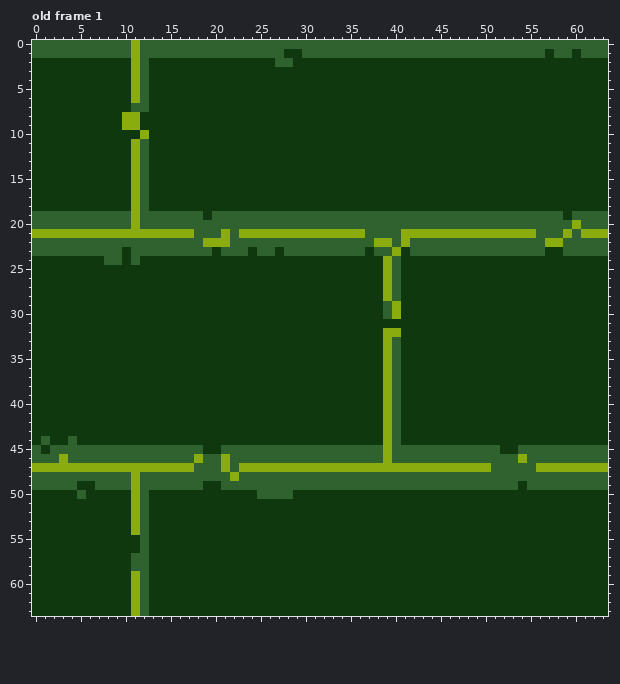
File history of a pixel-art file, Sprites/enviro_console_tilemap.aseprite. This is how it looked before the edit.
64x64 pixels, 1 frame. Shown: old frame 1. The commit also changed other frames, which this record leaves out.
Now the later version:
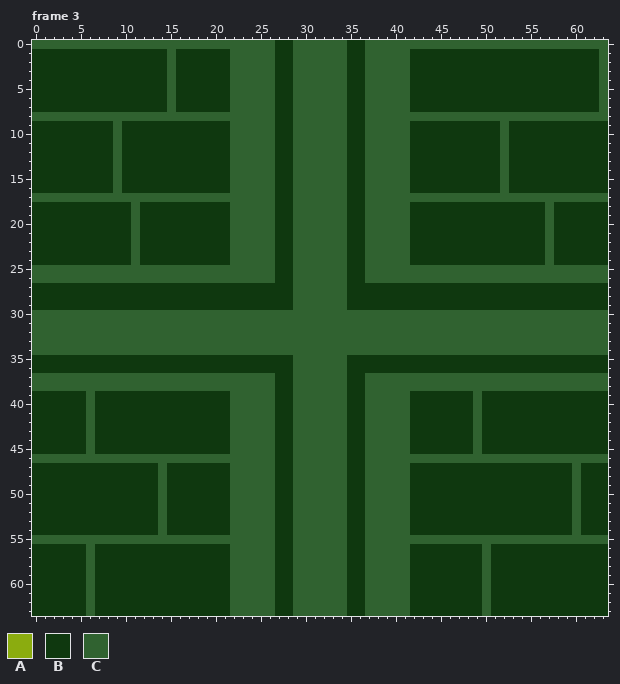
Palette (. is transparent): A #8bac0f  B #0f380f  C #306230
A new or re-ordered frame is compared with the old frame closest to it.
Diff:
frames 1 -> 3
Changed rows in their new state; - is an unchanged pixel.
Frame 3 is new; against old frame 1:
first column x 0:
 0 -----------C---------------BB------BB---------------------------
 1 BBBBBBBBBBBBBBB-BBBBBB-----B-C-----BB-----BBBBBBBBBBBBBBB-BB-BB-
 2 -----------BB--C------CCCCCBBCCCCCC--CCCCC---------------------C
 3 -----------BB--C------CCCCC--CCCCCC--CCCCC---------------------C
 4 -----------BB--C------CCCCC--CCCCCC--CCCCC---------------------C
 5 -----------BB--C------CCCCC--CCCCCC--CCCCC---------------------C
 6 -----------BB--C------CCCCC--CCCCCC--CCCCC---------------------C
 7 -----------BB--C------CCCCC--CCCCCC--CCCCC---------------------C
 8 CCCCCCCCCCCCCCCCCCCCCCCCCCC--CCCCCC--CCCCCCCCCCCCCCCCCCCCCCCCCCC
 9 ---------CBB----------CCCCC--CCCCCC--CCCCC----------C-----------
10 ---------C--B---------CCCCC--CCCCCC--CCCCC----------C-----------
11 ---------C-BB---------CCCCC--CCCCCC--CCCCC----------C-----------
12 ---------C-BB---------CCCCC--CCCCCC--CCCCC----------C-----------
13 ---------C-BB---------CCCCC--CCCCCC--CCCCC----------C-----------
14 ---------C-BB---------CCCCC--CCCCCC--CCCCC----------C-----------
15 ---------C-BB---------CCCCC--CCCCCC--CCCCC----------C-----------
16 ---------C-BB---------CCCCC--CCCCCC--CCCCC----------C-----------
17 CCCCCCCCCCCC-CCCCCCCCCCCCCC--CCCCCC--CCCCCCCCCCCCCCCCCCCCCCCCCCC
18 -----------CB---------CCCCC--CCCCCC--CCCCC---------------C------
19 BBBBBBBBBBBCBBBBBBB-BB-----BB------BB-----BBBBBBBBBBBBBBB-B-BBBB
20 BBBBBBBBBBBCBBBBBBBBBB-----BB------BB-----BBBBBBBBBBBBBBB-BBBBBB
21 BBBBBBBBBBBCBBBBBBBBBB-CCCCBBCCCCCCBB----CBBBBBBBBBBBBBBB-BBBBBB
22 BBBBBBBBBBB-BBBBBBBBBB-----BB------BB-CC-CBBBBBBBBBBBBBBBCBBBBBB
23 BBBBBBBBBB--BBBBBBBB-B--C---B------BBC--CCBBBBBBBBBBBBBBBC-BBBBB
24 --------BB------------CCCCC--CCCCCC--CCC-C---------------C------
25 CCCCCCCCCCCCCCCCCCCCCCCCCCC--CCCCCC--CCC-CCCCCCCCCCCCCCCCCCCCCCC
26 CCCCCCCCCCCCCCCCCCCCCCCCCCC--CCCCCC--CCC-CCCCCCCCCCCCCCCCCCCCCCC
27 -----------------------------CCCCCC----BB-----------------------
28 -----------------------------CCCCCC----BB-----------------------
29 -----------------------------CCCCCC----BB-----------------------
30 CCCCCCCCCCCCCCCCCCCCCCCCCCCCCCCCCCCCCCC-CCCCCCCCCCCCCCCCCCCCCCCC
31 CCCCCCCCCCCCCCCCCCCCCCCCCCCCCCCCCCCCCCCCCCCCCCCCCCCCCCCCCCCCCCCC
32 CCCCCCCCCCCCCCCCCCCCCCCCCCCCCCCCCCCCCCCCCCCCCCCCCCCCCCCCCCCCCCCC
33 CCCCCCCCCCCCCCCCCCCCCCCCCCCCCCCCCCCCCCCC-CCCCCCCCCCCCCCCCCCCCCCC
34 CCCCCCCCCCCCCCCCCCCCCCCCCCCCCCCCCCCCCCCC-CCCCCCCCCCCCCCCCCCCCCCC
35 -----------------------------CCCCCC----BB-----------------------
36 -----------------------------CCCCCC----BB-----------------------
37 CCCCCCCCCCCCCCCCCCCCCCCCCCC--CCCCCC--CCC-CCCCCCCCCCCCCCCCCCCCCCC
38 CCCCCCCCCCCCCCCCCCCCCCCCCCC--CCCCCC--CCC-CCCCCCCCCCCCCCCCCCCCCCC
39 ------C---------------CCCCC--CCCCCC--CCC-C-------C--------------
40 ------C---------------CCCCC--CCCCCC--CCC-C-------C--------------
41 ------C---------------CCCCC--CCCCCC--CCC-C-------C--------------
42 ------C---------------CCCCC--CCCCCC--CCC-C-------C--------------
43 ------C---------------CCCCC--CCCCCC--CCC-C-------C--------------
44 -B--B-C---------------CCCCC--CCCCCC--CCC-C-------C--------------
45 B-BBBB-BBBBBBBBBBBB--B-----BB------BB--C--BBBBBBB-BB--BBBBBBBBBB
46 ---C--------------C--C-----BB------BB--C--------------C---------
47 BBBBBBBBBBBBBBCBBBBBBB-CCCCBBCCCCCCBBCCCCCBBBBBBBBBBBBBBBBBBCBBB
48 BBBBBBBBBBBBBB-BBBBBBBC----BB------BB-----BBBBBBBBBBBBBBBBBB-BBB
49 BBBBB--BBBBBBB-BBBB--B-----BB------BB-----BBBBBBBBBBBB-BBBBB-BBB
50 -----B-----BB-C-------CCC--BBCCCCCC--CCCCC------------------C---
51 -----------BB-C-------CCCCC--CCCCCC--CCCCC------------------C---
52 -----------BB-C-------CCCCC--CCCCCC--CCCCC------------------C---
53 -----------BB-C-------CCCCC--CCCCCC--CCCCC------------------C---
54 -----------BB-C-------CCCCC--CCCCCC--CCCCC------------------C---
55 CCCCCCCCCCCC-CCCCCCCCCCCCCC--CCCCCC--CCCCCCCCCCCCCCCCCCCCCCCCCCC
56 ------C-----B---------CCCCC--CCCCCC--CCCCC--------C-------------
57 ------C----BB---------CCCCC--CCCCCC--CCCCC--------C-------------
58 ------C----BB---------CCCCC--CCCCCC--CCCCC--------C-------------
59 ------C----BB---------CCCCC--CCCCCC--CCCCC--------C-------------
60 ------C----BB---------CCCCC--CCCCCC--CCCCC--------C-------------
61 ------C----BB---------CCCCC--CCCCCC--CCCCC--------C-------------
62 ------C----BB---------CCCCC--CCCCCC--CCCCC--------C-------------
63 ------C----BB---------CCCCC--CCCCCC--CCCCC--------C-------------
Where, in picture pixels (left, top, right, bottom), the same in both pictures:
changed: (32, 40, 608, 616)
